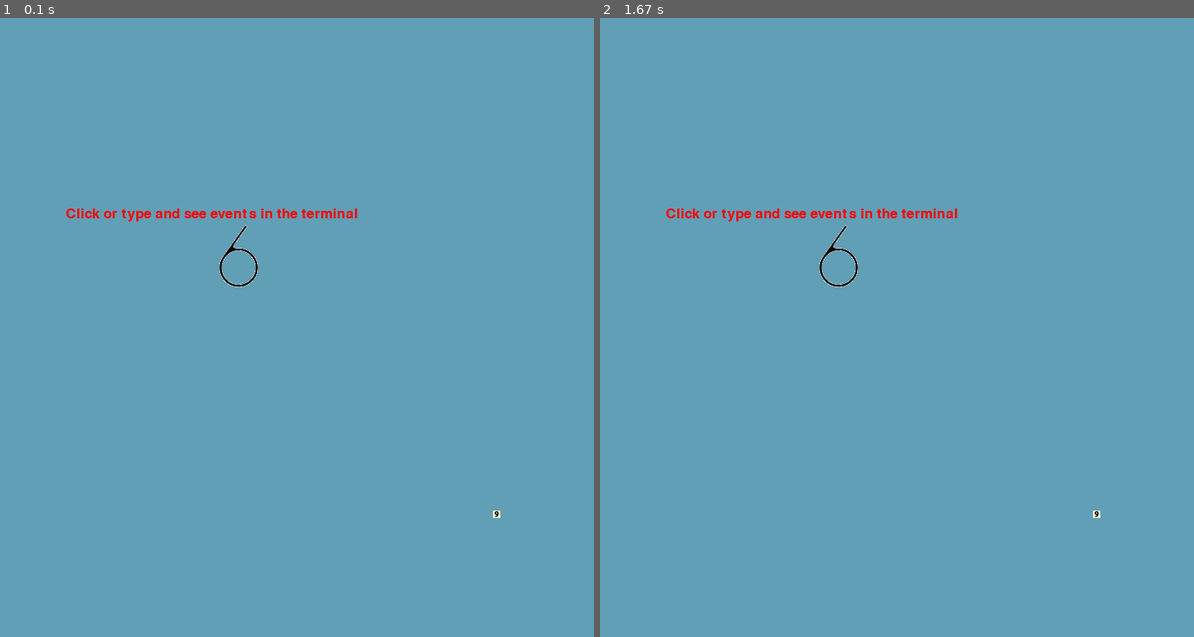
Above: before the commit, frames 1-2 (left to right).
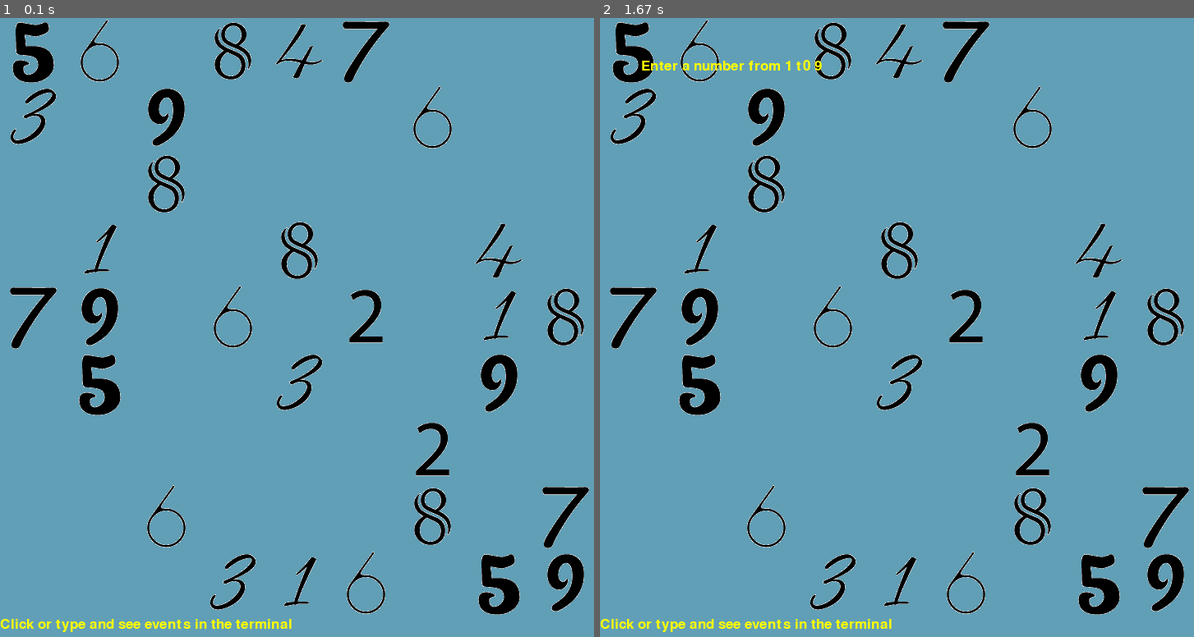
Above: after the commit, the same moments.

Repository: MAOneill/pygame-sudoku
Game: pygame game, started from pygame_soduko.py
The game is run twice, just before and just after one commit, with the same random seed, the same clock (stepped at 60 frames per second) and the same inputs.
Inputs (mouse positions are in pixels of both pictures, inside the frame that each line leads up to):
- Up to frame 1 (0.1 s): no input
- Up to frame 2 (1.67 s): click (920, 339) at 0.38 s

The runs differ from the first frame. In frame 1, 7.5% of the frame differs, in the area x 0-100%, y 0-100%; in frame 2, 7.7%.

Commit message:
it will print message on click

Diff:
--- a/pygame_soduko.py
+++ b/pygame_soduko.py
@@ -114,8 +114,19 @@
         print (" ") #new line
         print("----"*9 + "-") #separator lines and bottom border
 
-
-
+def pygame_popup_window():
+    # background_color = (100,100,100)
+    # width = 200
+    # height = 200
+    blue_color = (97, 159, 182)  #background color
+    red_color = (255,0,0)
+    # small_screen = pygame.display.set_mode((width, height))
+
+    # pygame.display.set_caption('Number entry')
+
+    font = pygame.font.Font(None, 25)
+    text = font.render('Enter a number from 1 t0 9', True, (red_color))
+    return screen.blit(text, (20, 20))
 
 #copied ball1.py from examples to begin
 #copied draw_image from examples too
@@ -160,14 +171,15 @@
     #create data
     #do this after you set images, although I guess this could be done inside..
     board = create_board(rawboard)
-    # print("hello")
-    # print(board["r4c6"].image)
-    # print(board['r4c8'].value)
-
+
+    #these print to the terminalo
     print_grid(board,"value")
     print_grid(board,"answer")
     print_grid(board,"inner")
 
+    red_color = (255,255,0)
+    font = pygame.font.Font(None, 25)
+    text_new = font.render('', True, (red_color))
 
     while not stop_game:
         for event in pygame.event.get():
@@ -182,23 +194,38 @@
 
         # Game display
 
-
-        # for cells in board:
-        #         if cells.image != None:
-        #             screen.blit(cells.image, (cells.x_position,cells.y_position))
-
-        screen.blit(image6, (250, 250))
-        screen.blit(pencil_image9, (600,600))
+        #set the blits for all known numbers
+        for i in range(1,10):
+            for j in range(1,10):
+                cell = "r%dc%d" % (i,j)
+                if board[cell].image != None:
+                    #need to add a test for GUESS...
+                    screen.blit(board[cell].image, (board[cell].x_position,board[cell].y_position))
+
+        # screen.blit(image6, (250, 250))
+        # screen.blit(pencil_image9, (600,600))
 
         if event.type == pygame.MOUSEBUTTONDOWN:
-            print('mouse down at %d, %d' % event.pos)
+            print('mouse down at %d, %d' % event.pos)  #to terminal
+            red_color = (255,255,0)
+            # font = pygame.font.Font(None, 25)
+            text_new = font.render('Enter a number from 1 t0 9', True, (red_color))
+            # screen.blit(text, (event.pos[0], event.pos[1]))
+
+        # font = pygame.font.Font(None, 25)
+        # text_new = font.render('Enter a number from 1 t0 9', True, (red_color))
+        screen.blit(text_new, (50,50))
+
+            # pygame_popup_window()
+            # value = input()
+            # print(value)
 
         font = pygame.font.Font(None, 25)
         text = font.render('Click or type and see events in the terminal', True, (red_color))
-        screen.blit(text, (80, 230))
-
-
-        pygame.display.update()
+        screen.blit(text, (0, 730))
+
+
+        # pygame.display.update()
 
 
         pygame.display.update()
